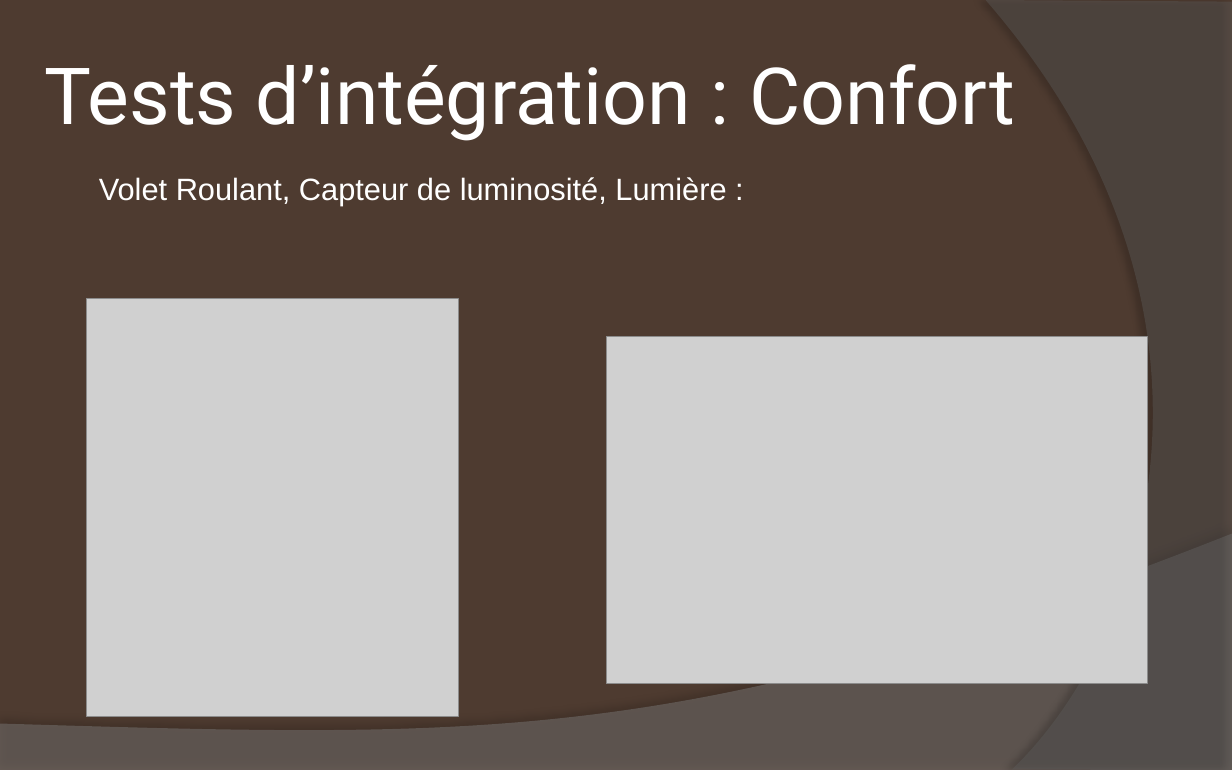
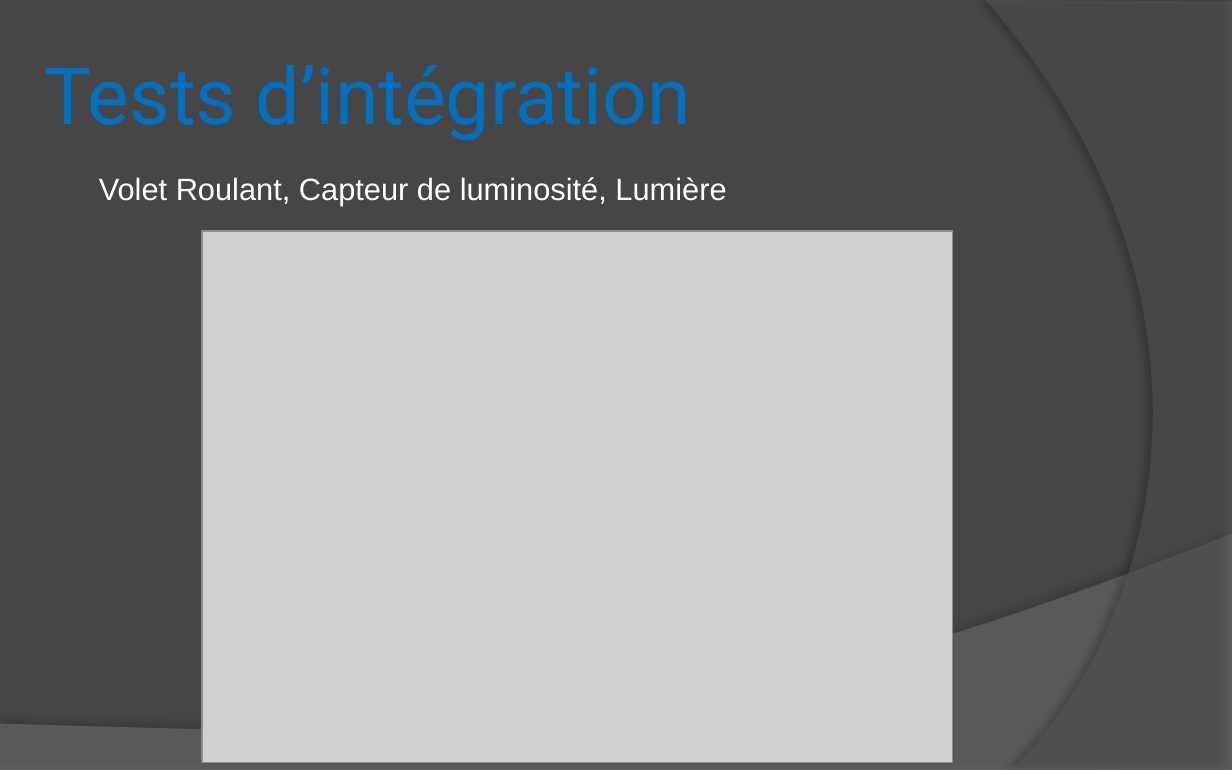
Before and after one commit to DrBalf/domotique_bts_sn_ec_projet, a slide deck: slide 19 of Rapport/Benjamin/RevueDeProjet.pptx. Drawn at 1232x770 pixels with LibreOffice and Linux fonts; fonts in the diff are those of the drawing; grey boxes stand for pictures. Boxes give left, top, right and bottom in pixels: in the first picture for what was removed or moved away, otherwise in the second. Text is boxed around its words. In the diff, an @@ line names an element or a change of style, - is before the commit and + after.

```diff
--- a/Rapport/Benjamin/RevueDeProjet.pptx
+++ b/Rapport/Benjamin/RevueDeProjet.pptx
@@ background #4E3B30 to #464646 @@
@@ title at (x1=45, y1=65, x2=691, y2=141): text changed; text colour #FFFFFF to #0070C0 @@
-Tests d’intégration : Confort
+Tests d’intégration
@@ text at (x1=99, y1=177, x2=726, y2=206): text changed @@
-Volet Roulant, Capteur de luminosité, Lumière :
+Volet Roulant, Capteur de luminosité, Lumière
@@ picture added at (x1=202, y1=230, x2=952, y2=763) @@
@@ picture removed at (x1=86, y1=298, x2=458, y2=717) @@
@@ picture removed at (x1=606, y1=336, x2=1147, y2=683) @@
```
Also in this commit, not shown: 18 other slides changed, 14 other files.
